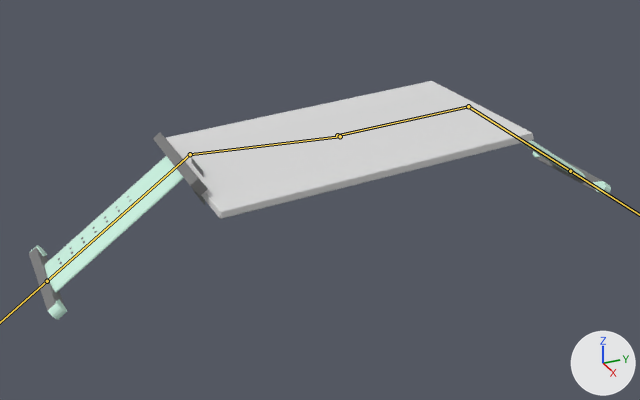
An edit to the FBX model core/assets/desk/table.fbx, drawn before and after from the same camera.
Before and after are seen from a 50 mm camera at (3.18, -1.54, 1.71) aimed at (-0.01, -0.1, 0.11). Lighting does not change. The marker at lower right points along +X, +Y and +Z. Both versions are drawn at frame 6 of the action 'Armature|ArmatureAction'; the numbers are the values there. The bones that bend it are drawn over the model as lines.

The first picture shows 'obj0'.
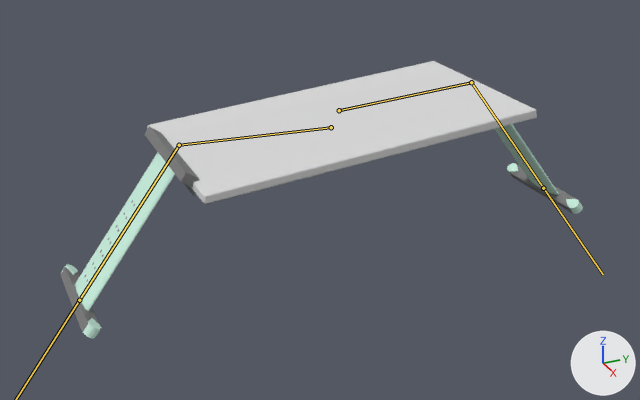
The edits, one by one:
Bone 'Bone' (bone_bone) moves from (0.0, -0.043, -0.342) to (0.0, -0.029, -0.232).
Bone 'Bone.002' (bone_bone_002) turns from (56, 0, 0) to (38, 0, 0) degrees about its own x, y and z.
Bone 'Bone.001' (bone_bone_001) moves from (0.0, -0.005, -0.35) to (0.0, 0.039, -0.306).
Bone 'Bone.003' (bone_bone_003) turns from (54, 0, 0) to (37, 0, 0) degrees about its own x, y and z.

Location of each change, [x1, y1, x2, y2] in pixels of the pictures (640 x 400 px):
'obj0', posed (10% narrower, 16% taller): before [29, 81, 611, 320]; after [61, 61, 583, 339]
bone 'Bone', root to tip: before (337, 135) to (468, 106); after (339, 110) to (471, 82)
bone 'Bone.002', root to tip: before (468, 106) to (570, 171); after (471, 82) to (543, 188)
bone 'Bone.001', root to tip: before (340, 136) to (190, 154); after (331, 127) to (179, 145)
bone 'Bone.003', root to tip: before (190, 154) to (47, 281); after (179, 145) to (79, 300)
